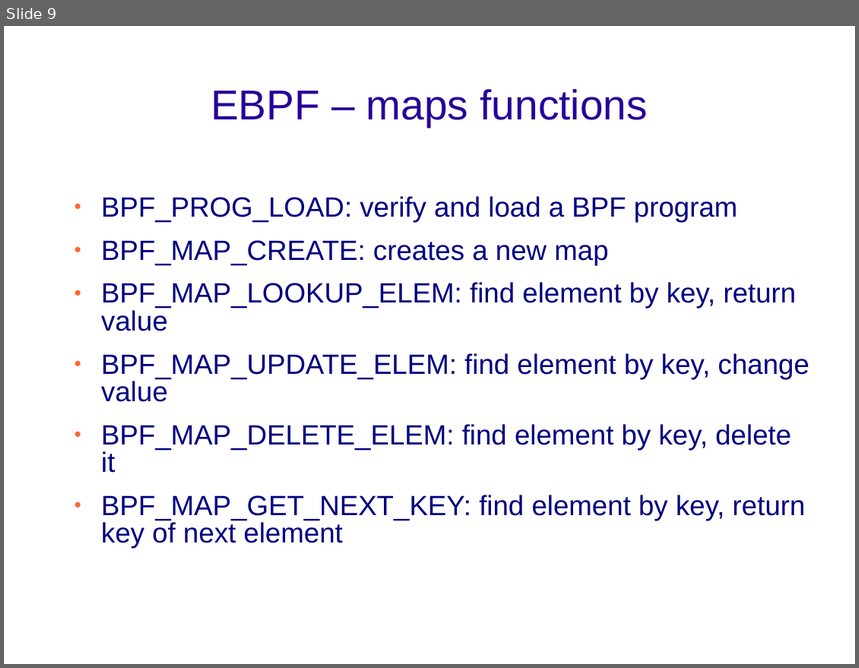
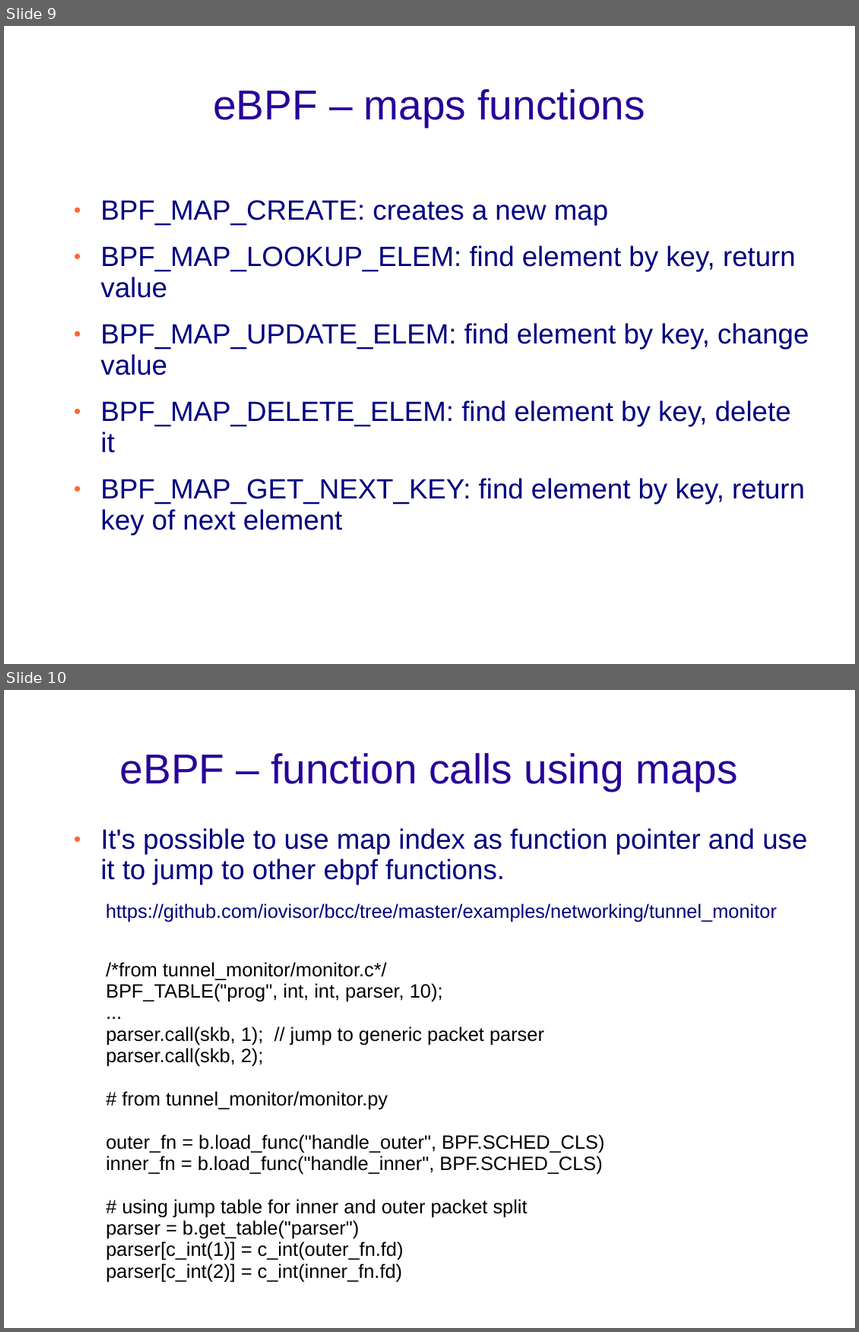
Before and after one commit to netgroup-polito/ebpf-test, a slide deck: eBPF - Short Presentation.ppt. Shown one above the other, each under a label of ours: slide 9 before the commit, slides 9 and 10 after it. The pictures are 859x668 and 859x1332 pixels, drawn with LibreOffice and Linux fonts; fonts in the diff are those of the drawing; background and template pictures are left out. Boxes give left, top, right and bottom in pixels: in the first picture for what was removed or moved away, otherwise in the second. Text is boxed around its words. In the diff, an @@ line names an element or a change of style, - is before the commit and + after.

```diff
--- a/eBPF - Short Presentation.ppt
+++ b/eBPF - Short Presentation.ppt
@@ slide 10 added at bbox=[4, 690, 855, 1328], background picture (left out) @@
@@ title added at bbox=[120, 753, 738, 791], 39 pt, text #280099 @@
+eBPF – function calls using maps
@@ text added at bbox=[101, 828, 807, 980], 26 pt, text #000080 @@
+● It's possible to use map index as function pointer and use it to jump to other ebpf functions.
+https://github.com/iovisor/bcc/tree/master/examples/networking/tunnel_monitor
@@ text added at bbox=[106, 962, 604, 1282], 18 pt, text #000000 @@
+/*from tunnel_monitor/monitor.c*/
+BPF_TABLE("prog", int, int, parser, 10);
+...
+parser.call(skb, 1); // jump to generic packet parser
+parser.call(skb, 2);
+# from tunnel_monitor/monitor.py
+outer_fn = b.load_func("handle_outer", BPF.SCHED_CLS)
+inner_fn = b.load_func("handle_inner", BPF.SCHED_CLS)
+# using jump table for inner and outer packet split
+parser = b.get_table("parser")
+parser[c_int(1)] = c_int(outer_fn.fd)
+parser[c_int(2)] = c_int(inner_fn.fd)
@@ slide 9 changed as well @@
@@ title at bbox=[213, 89, 645, 127]: text changed @@
-EBPF – maps functions
+eBPF – maps functions
@@ text "BPF_MAP_CREATE: creates a new map" at bbox=[101, 200, 809, 535]: line spacing 0.83 to 0.93 @@
@@ text at bbox=[101, 196, 738, 222]: paragraph removed @@
-● BPF_PROG_LOAD: verify and load a BPF program
```
Also in this commit, not shown: 8 other slides changed, 5 other files.
